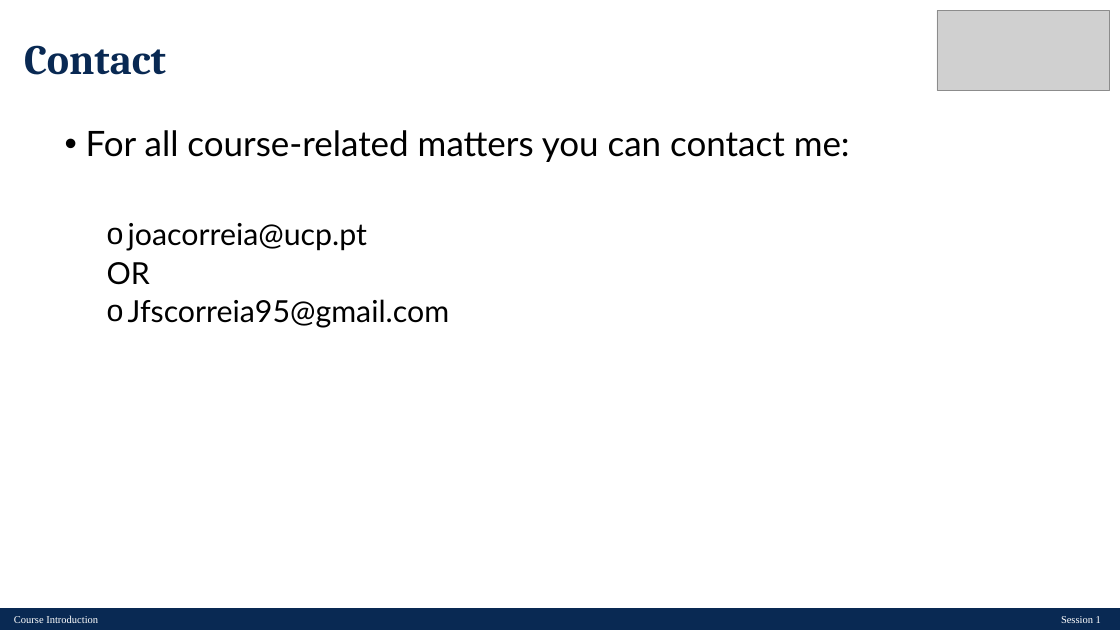
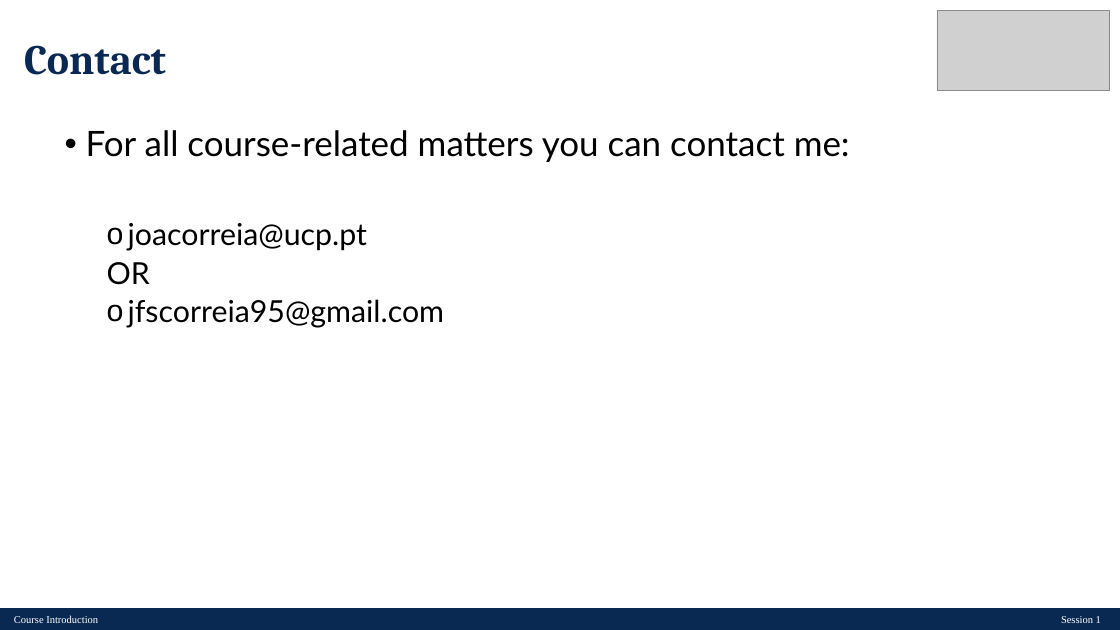
Before and after one commit to LCDA-UCP/tac-hands-on, a slide deck: slide 5 of lectures/TAC-Session01.pptx (slide 15 before the commit). Drawn at 1120x630 pixels with LibreOffice and Linux fonts; fonts in the diff are those of the drawing; grey boxes stand for pictures. Boxes give left, top, right and bottom in pixels: in the first picture for what was removed or moved away, otherwise in the second. Text is boxed around its words. In the diff, an @@ line names an element or a change of style, - is before the commit and + after.

```diff
--- a/lectures/TAC-Session01.pptx
+++ b/lectures/TAC-Session01.pptx
@@ text at <box>128,299,445,328</box>: text changed @@
-  o Jfscorreia95@gmail.com
+  o jfscorreia95@gmail.com
```
Also in this commit, not shown: 1 other file.
